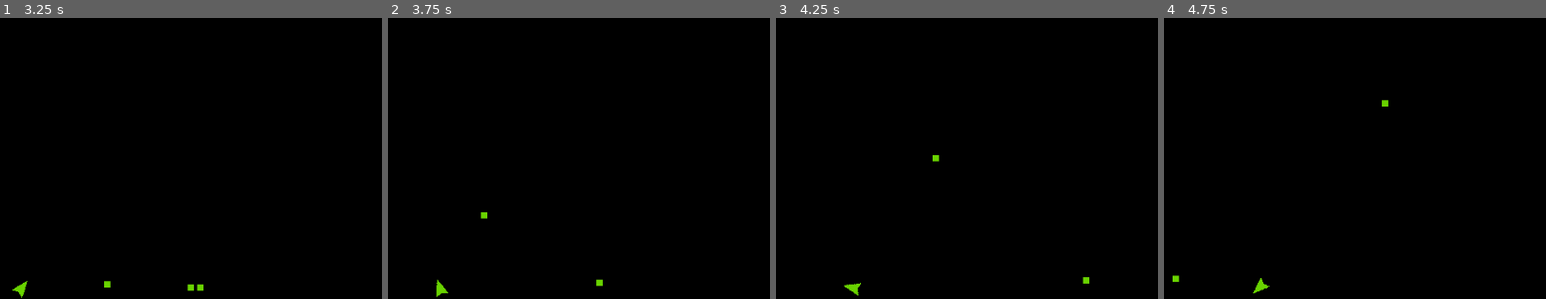
Above: before the commit, frames 1-4 (left to right).
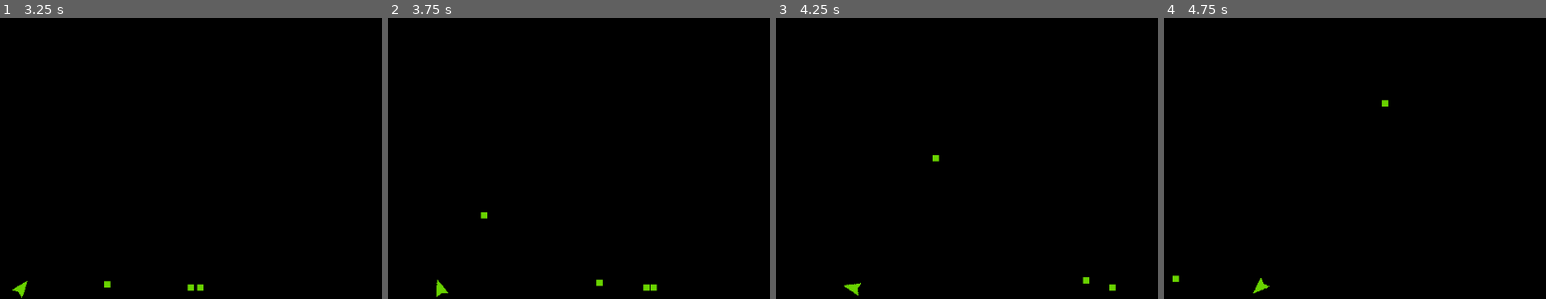
Above: after the commit, the same moments.

Repository: HMI-Studios/SpaceWar
Game: Godot game, scene res://MainMenu.tscn
Same seed, same stepped clock (60 frames per second), same inputs: the game is played once before the commit and once after it.
Inputs (mouse positions are % of the whole screen's width and height, from its top left):
- Up to frame 1 (3.25 s): click (50, 59) at 0.5 s; tap Enter at 1.25 s; move the mouse to (45, 70) at 1.27 s; hold S (player_1_shoot) 1.28-2.03 s; hold W (player_1_fwd) 1.28-2.78 s; tap Space at 2 s; move the mouse to (80, 64) at 2.02 s; tap S (player_1_shoot) at 2.1 s; move the mouse to (20, 34) at 2.77 s; hold A (player_1_left) from 2.78 s (still down); hold S (player_1_shoot) from 2.78 s (still down)
- Up to frame 2 (3.75 s): keep holding A (player_1_left); move the mouse to (55, 49) at 3.52 s; release S (player_1_shoot) at 3.53 s; tap S (player_1_shoot) at 3.6 s
- Up to frame 3 (4.25 s): keep holding A (player_1_left)
- Up to frame 4 (4.75 s): keep holding A (player_1_left); move the mouse to (35, 24) at 4.27 s; hold S (player_1_shoot) from 4.28 s (still down)
The pictures show only the part of the screen within x 16-66%, y 44-94%; the shares and areas given below are measured in that part.

Frame 1 is identical in both runs. In frame 2, less than 0.1% of the frame differs, in the area x 66-71%, y 94-98%; in frame 3, less than 0.1%; in frame 4, nothing differs.

Commit message:
add debris

Diff:
--- /dev/null
+++ b/Debris.tscn
@@ -0,0 +1,17 @@
+[gd_scene load_steps=3 format=3 uid="uid://denfaio5asbsp"]
+
+[ext_resource type="Texture2D" uid="uid://b71mp6xxhb8d0" path="res://assets/debris.png" id="1_1doi4"]
+
+[sub_resource type="CapsuleShape2D" id="CapsuleShape2D_45syo"]
+radius = 3.0
+height = 24.0
+
+[node name="Debris" type="RigidBody2D"]
+collision_layer = 0
+
+[node name="CollisionShape2D" type="CollisionShape2D" parent="."]
+shape = SubResource("CapsuleShape2D_45syo")
+
+[node name="Sprite2D" type="Sprite2D" parent="."]
+texture_filter = 1
+texture = ExtResource("1_1doi4")
--- a/Game.gd
+++ b/Game.gd
@@ -9,3 +9,11 @@
 # Called every frame. 'delta' is the elapsed time since the previous frame.
 func _process(delta):
     pass
+
+
+func _on_player_1_died():
+    pass # Replace with function body.
+
+
+func _on_player_2_died():
+    pass # Replace with function body.
--- a/Game.tscn
+++ b/Game.tscn
@@ -23,3 +23,8 @@
 script = ExtResource("4_vttru")
 
 [node name="Torpedos" type="Node2D" parent="."]
+
+[node name="Debris" type="Node2D" parent="."]
+
+[connection signal="died" from="Ships/Player1" to="." method="_on_player_1_died"]
+[connection signal="died" from="Ships/Player2" to="." method="_on_player_2_died"]
--- a/Ship.gd
+++ b/Ship.gd
@@ -2,12 +2,16 @@
 
 
 var Torpedo = preload('res://Torpedo.tscn')
+var Debris = preload('res://Debris.tscn')
 
 
 @export var speed = 1.5
 @export var turn_speed = 2
 var shoot_cooldown_time = 30
 var shoot_cooldown = 0
+
+
+signal died
 
 
 func fwd():
@@ -33,7 +37,16 @@
 
 
 func kill():
-    print("game over")
+    for i in range(10):
+        var debris = Debris.instantiate()
+        debris.position = position + Vector2(randf_range(-5, 5), randf_range(-5, 5))
+        debris.rotation = randi_range(0, 359)
+        debris.modulate = modulate
+        debris.apply_impulse(velocity * randf_range(0.9, 1.1))
+        shoot_cooldown = shoot_cooldown_time
+        get_node('/root/Game/Debris').add_child(debris)
+    queue_free()
+    died.emit()
 
 
 func _physics_process(delta):
--- a/Torpedo.tscn
+++ b/Torpedo.tscn
@@ -7,6 +7,7 @@
 radius = 5.0
 
 [node name="Torpedo" type="RigidBody2D"]
+collision_layer = 0
 max_contacts_reported = 1
 contact_monitor = true
 lock_rotation = true
@@ -16,6 +17,7 @@
 shape = SubResource("CircleShape2D_ujyih")
 
 [node name="Sprite2D" type="Sprite2D" parent="."]
+texture_filter = 1
 texture = ExtResource("1_oa02g")
 
 [connection signal="body_entered" from="." to="." method="_on_body_entered"]
